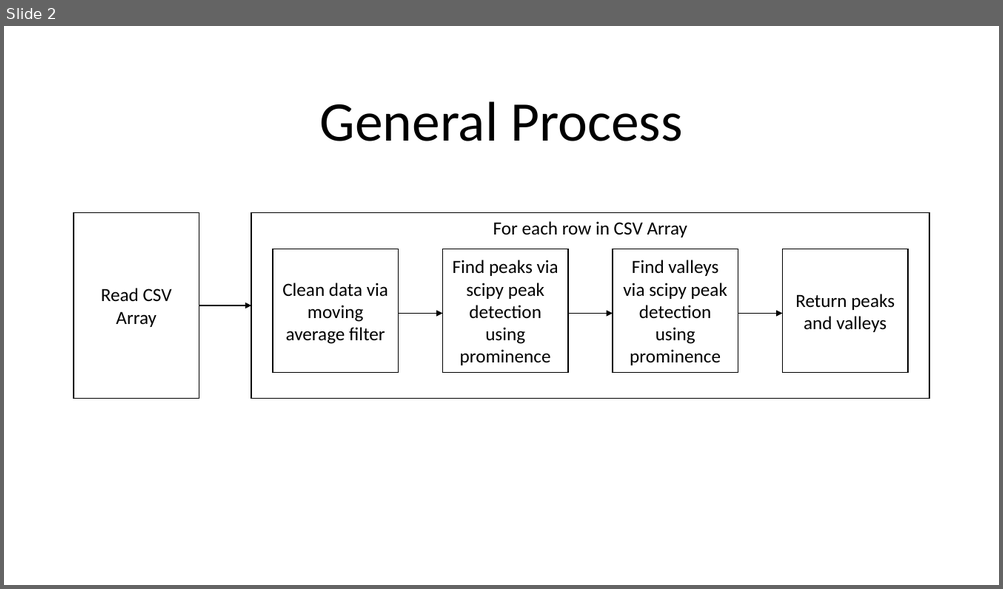
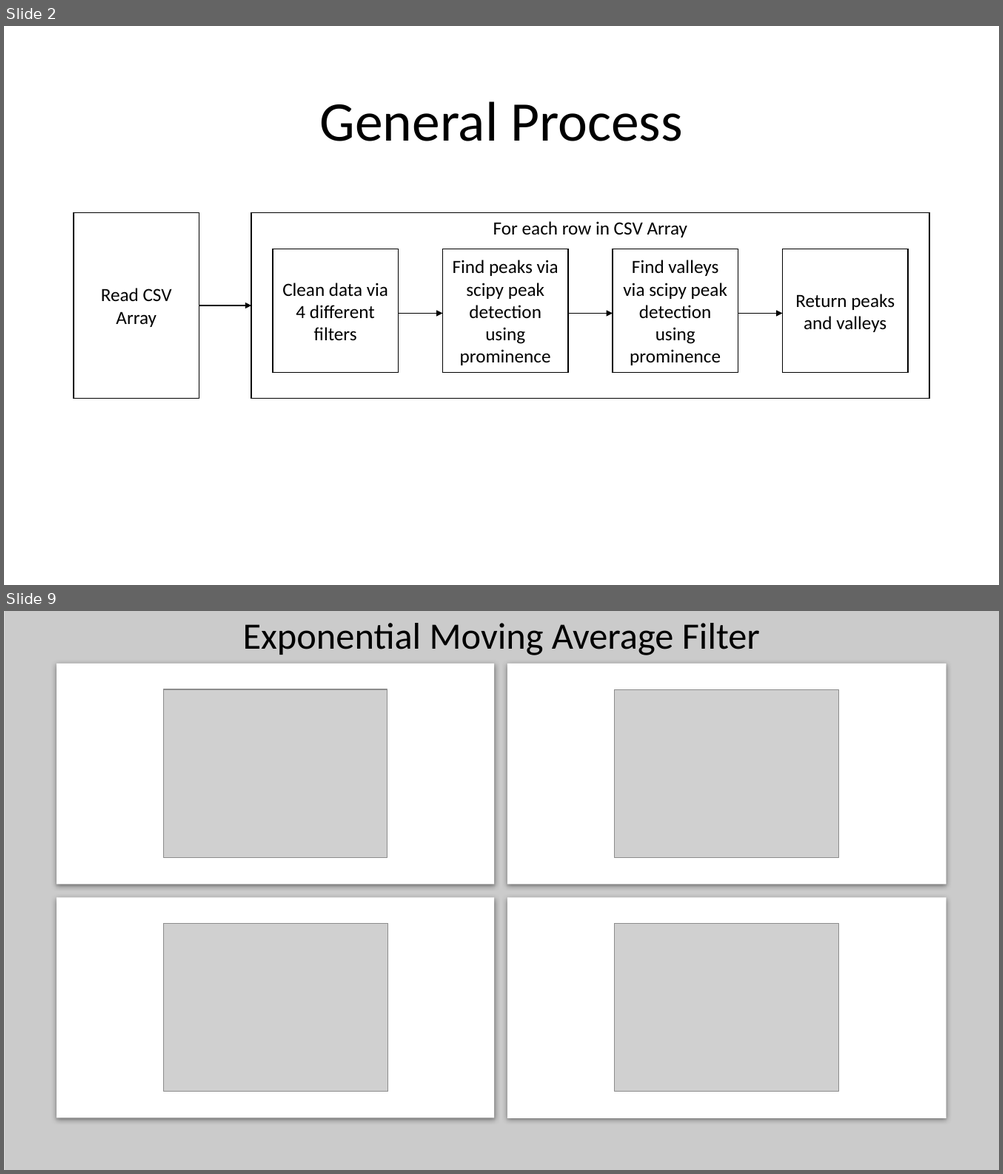
Before and after one commit to thesixtium/AFM_Peak_Detection, a slide deck: Peak Detection Information Slides.pptx. Shown one above the other, each under a label of ours: slide 2 before the commit, slides 2 and 9 after it; the slides between them are not shown. The pictures are 1003x589 and 1003x1174 pixels, drawn with LibreOffice and Linux fonts; fonts in the diff are those of the drawing; grey boxes stand for pictures. Boxes give left, top, right and bottom in pixels: in the first picture for what was removed or moved away, otherwise in the second. Text is boxed around its words. In the diff, an @@ line names an element or a change of style, - is before the commit and + after.

```diff
--- a/Peak Detection Information Slides.pptx
+++ b/Peak Detection Information Slides.pptx
@@ slide 9 added at (4, 611, 999, 1170), background #FFFFFF @@
@@ rectangle added at (4, 611, 999, 1170), fill #BFBFBF at 80% opacity @@
@@ text added at (243, 623, 760, 655), 36 pt, text #000000 @@
+Exponential Moving Average Filter
@@ rectangle added at (57, 664, 494, 884), fill #FFFFFF @@
@@ rectangle added at (508, 664, 946, 884), fill #FFFFFF @@
@@ picture added at (163, 689, 387, 857) @@
@@ picture added at (614, 690, 838, 858) @@
@@ rectangle added at (57, 897, 494, 1119), fill #FFFFFF @@
@@ rectangle added at (508, 897, 946, 1119), fill #FFFFFF @@
@@ picture added at (164, 924, 387, 1092) @@
@@ picture added at (614, 924, 838, 1092) @@
@@ slide 2 changed as well @@
@@ text in rectangle at (282, 283, 388, 341): text changed @@
-Clean data via moving average filter
+Clean data via 4 different filters
```
Also in this commit, not shown: 5 other slides changed, 6 other slides added.
